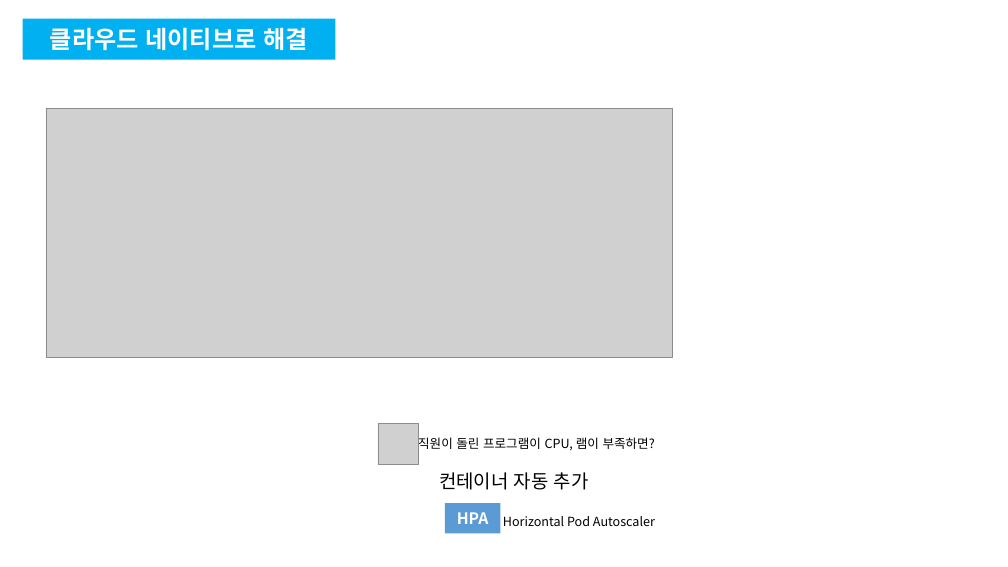
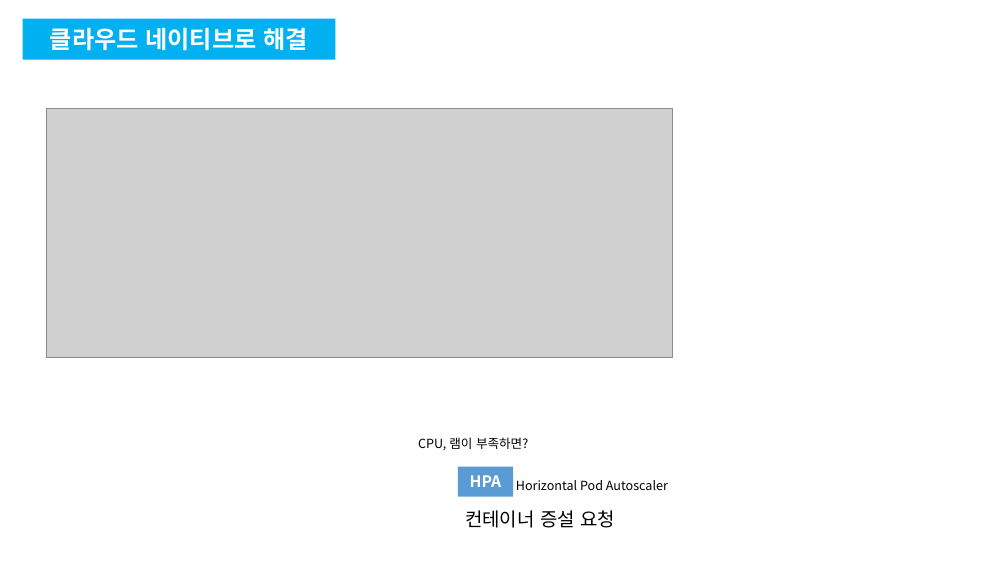
Before and after one commit to pyinstaller1/star, a slide deck: slide 7 of 클라우드네이티브.pptx. Drawn at 1008x567 pixels with LibreOffice and Linux fonts; fonts in the diff are those of the drawing; grey boxes stand for pictures. Boxes give left, top, right and bottom in pixels: in the first picture for what was removed or moved away, otherwise in the second. Text is boxed around its words. In the diff, an @@ line names an element or a change of style, - is before the commit and + after.

```diff
--- a/클라우드네이티브.pptx
+++ b/클라우드네이티브.pptx
@@ picture removed at (378,423,419,465) @@
@@ text at (418,437,528,450): text changed @@
-직원이 돌린 프로그램이 CPU, 램이 부족하면?
+CPU, 램이 부족하면?
@@ rectangle "HPA": place and size @@
-rectangle "HPA" at (445,504,500,534)
+rectangle "HPA" at (458,467,513,497)
@@ text "Horizontal Pod Autoscaler": place and size @@
-text "Horizontal Pod Autoscaler" at (503,516,655,526)
+text "Horizontal Pod Autoscaler" at (516,480,668,490)
@@ text at (465,510,615,528): text changed @@
-컨테이너 자동 추가
+컨테이너 증설 요청
```
Also in this commit, not shown: 5 other slides changed, 1 slide added.
